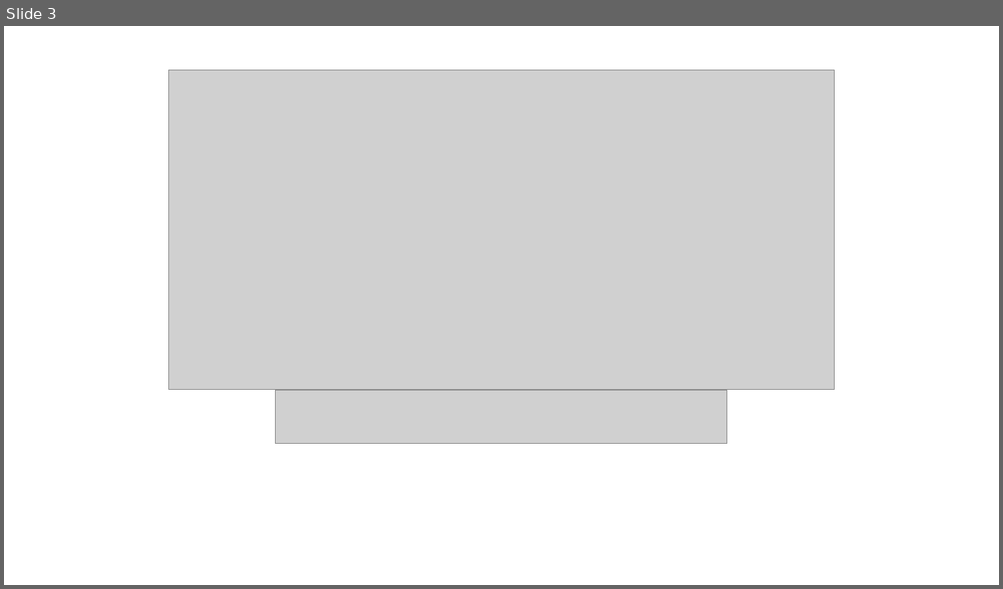
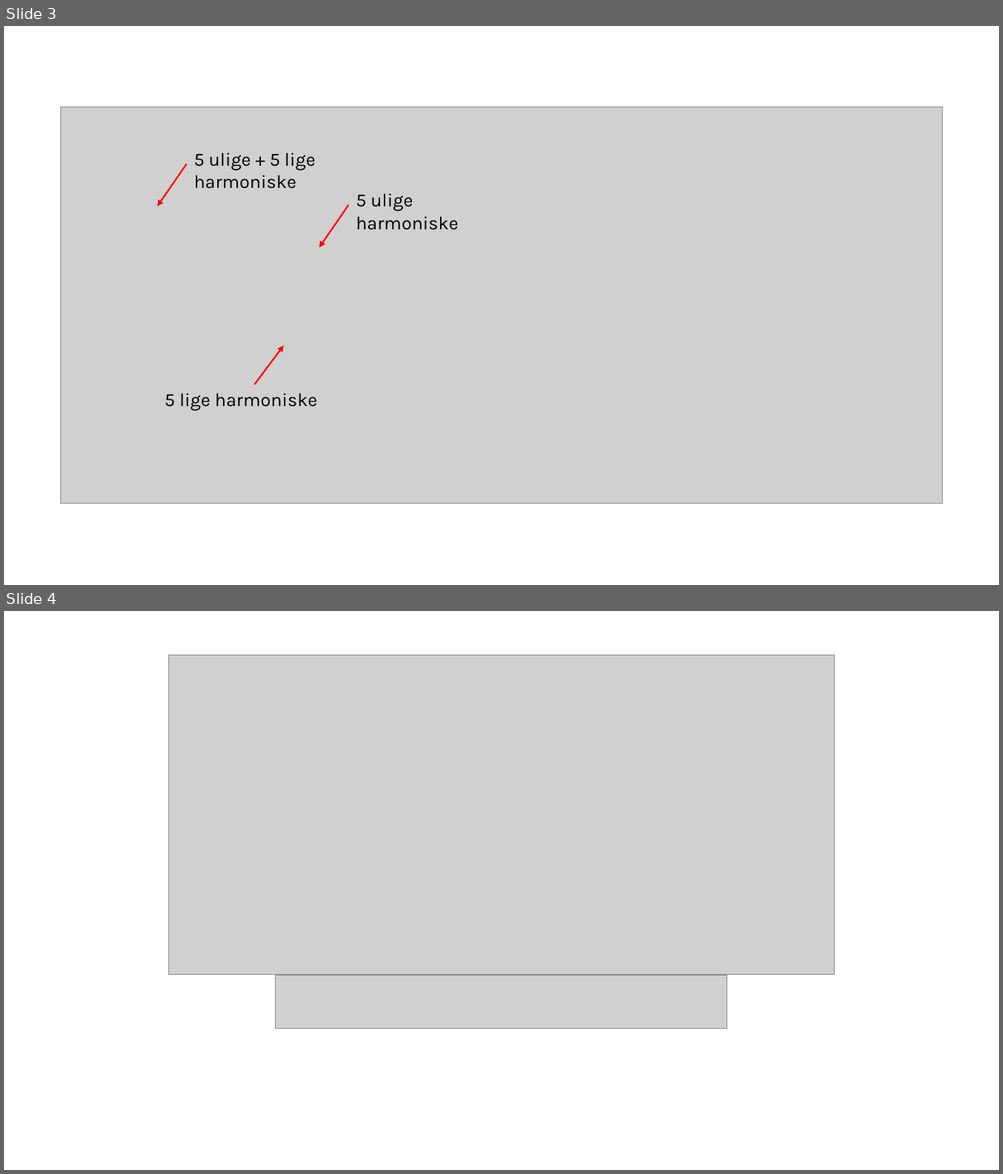
Before and after one commit to Mikkelnn/ESD5-Courses, a slide deck: DSP/MIkkel-PowerPoints/DSP-07_DFT-definition-anvendelse.pptx. Shown one above the other, each under a label of ours: slide 3 before the commit, slides 3 and 4 after it. The pictures are 1003x589 and 1003x1174 pixels, drawn with LibreOffice and Linux fonts; fonts in the diff are those of the drawing; grey boxes stand for pictures. Boxes give left, top, right and bottom in pixels: in the first picture for what was removed or moved away, otherwise in the second. Text is boxed around its words. In the diff, an @@ line names an element or a change of style, - is before the commit and + after.

```diff
--- a/DSP/MIkkel-PowerPoints/DSP-07_DFT-definition-anvendelse.pptx
+++ b/DSP/MIkkel-PowerPoints/DSP-07_DFT-definition-anvendelse.pptx
@@ slide 3 added at (4,26,999,585), background #FFFFFF @@
@@ picture added at (61,107,942,504) @@
@@ text added at (194,153,316,189), 18 pt, text #000000 @@
+5 ulige + 5 lige harmoniske
@@ arrow added from (187, 164) to (157, 207), #FF0000 1.5 pt @@
@@ text added at (356,193,458,230), 18 pt, text #000000 @@
+5 ulige harmoniske
@@ arrow added from (349, 205) to (318, 247), #FF0000 1.5 pt @@
@@ arrow added from (255, 385) to (284, 346), #FF0000 1.5 pt @@
@@ text added at (165,393,318,411), 18 pt, text #000000 @@
+5 lige harmoniske
@@ what was slide 3 is now slide 4 @@
```
Also in this commit, not shown: 1 other file.
